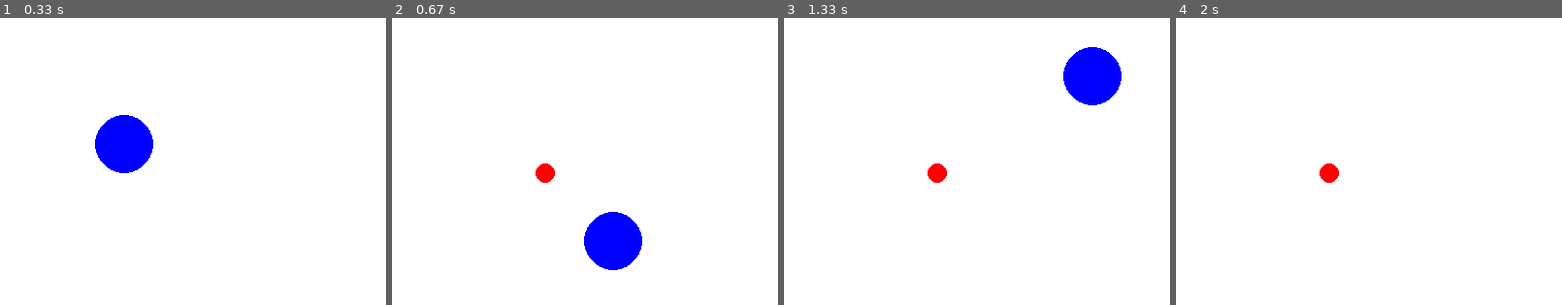
Above: before the commit, frames 1-4 (left to right).
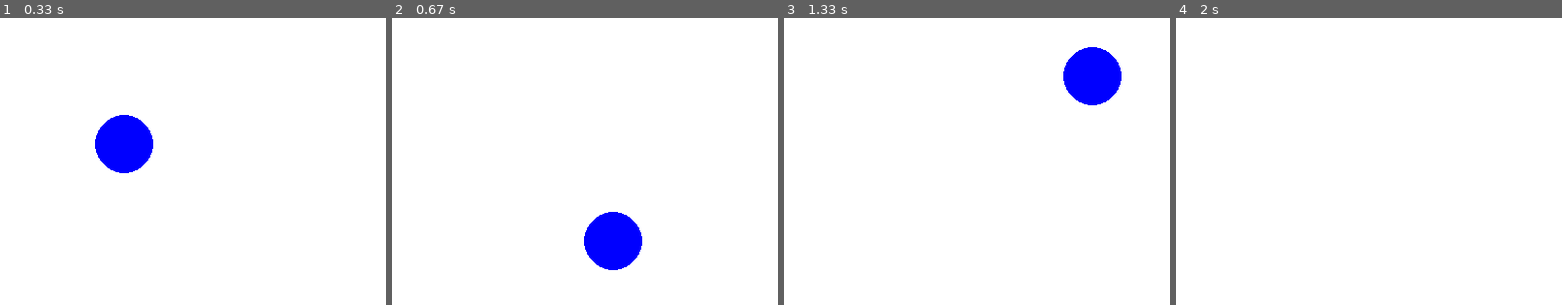
Above: after the commit, the same moments.

Repository: mgax/cs4hs-pygame
Game: pygame game, started from game2014.py
The game is run twice, just before and just after one commit, with the same random seed, the same clock (stepped at 60 frames per second) and the same inputs.
Inputs (mouse positions are % of the whole screen's width and height, from its top left):
- Up to frame 1 (0.33 s): no input
- Up to frame 2 (0.67 s): click (70, 77) at 0.38 s
- Up to frame 3 (1.33 s): hold Right 0.67-1.13 s; hold Up from 1.17 s (still down)
- Up to frame 4 (2 s): release Up at 1.47 s; hold Right 1.5-1.97 s
The pictures show only the part of the screen within x 50-100%, y 50-100%; the shares and areas given below are measured in that part.

Frame 1 is identical in both runs. In frame 2, 0.3% of the frame differs, in the area x 37-43%, y 50-58%; in frame 3, 0.3%; in frame 4, 0.3%.

Commit message:
keeping score

Diff:
--- a/game2014.py
+++ b/game2014.py
@@ -7,6 +7,7 @@
     x = 0
     vx = 10
     vy = 10
+    score = 0
     world = pygame.Rect((0, 0), (800, 600))
     ball = pygame.Rect(world.center, (2*R, 2*R))
     food = None
@@ -41,6 +42,10 @@
         if ball.top == world.top or ball.bottom == world.bottom:
             vy = -vy
 
+        if food and ball.colliderect(food):
+            score += 100
+            food = None
+
         screen.fill(pygame.Color('white'))
         pygame.draw.circle(screen, pygame.Color('blue'), ball.center, R)
         if food:
